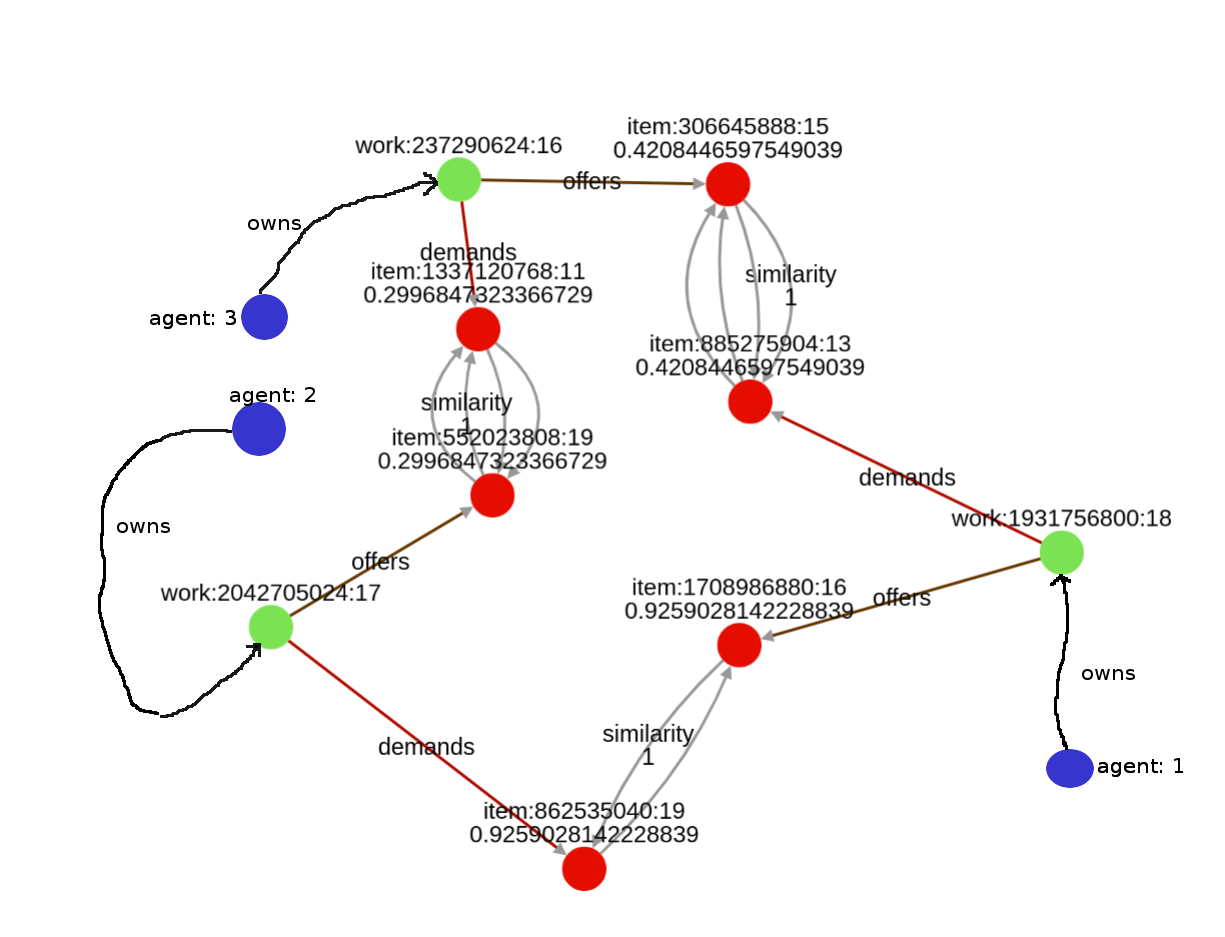
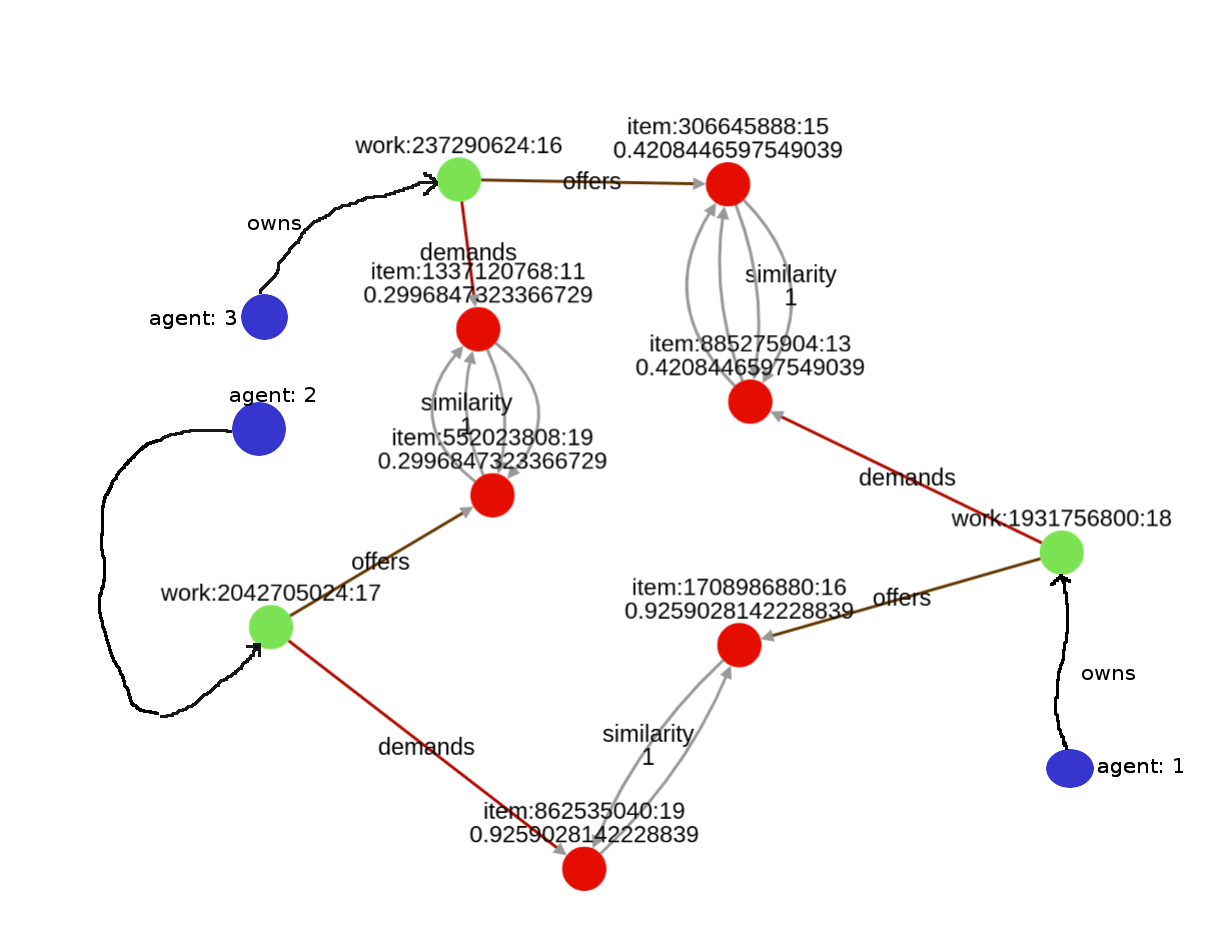
Layers edited between the first and the second 1225×937 image:
removed layer "owns #2" over <box>117,522,170,533</box>
